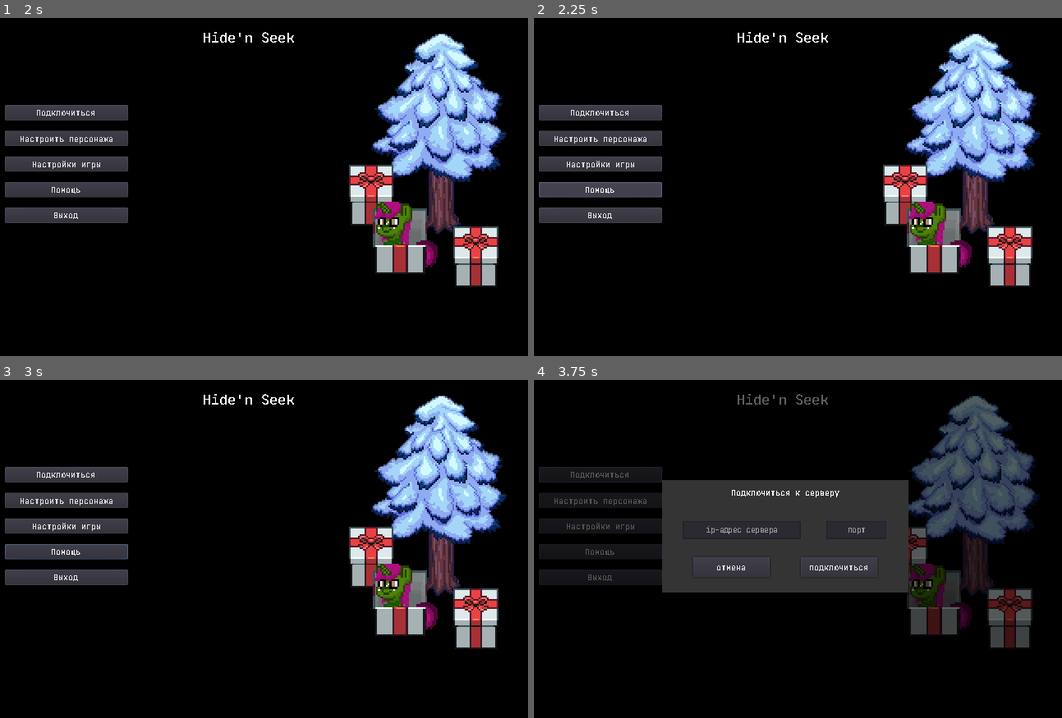
Above: before the commit, frames 1-4 (two rows, left to right).
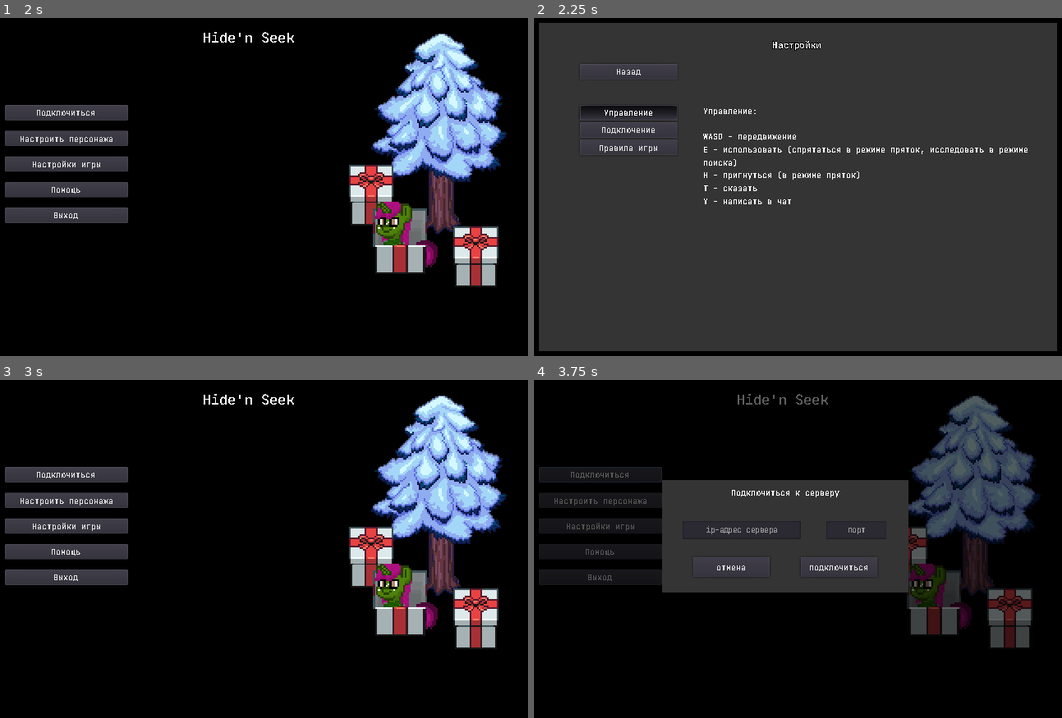
Above: after the commit, the same moments.

Repository: VaJau2/HideNSeek-Client
Game: Godot game, scene res://scenes/Main.tscn
The game is run twice, just before and just after one commit, with the same random seed, the same clock (stepped at 60 frames per second) and the same inputs.
Inputs (mouse positions are in pixels of both pictures, inside the frame that each line leads up to):
- Up to frame 1 (2 s): click (253, 176) at 0.52 s; type "12" at 0.6 s; click "продолжить" at 1.25 s
- Up to frame 2 (2.25 s): click "Помощь" at 2 s
- Up to frame 3 (3 s): click (95, 434) at 2.75 s, where only the run after the commit has a clickable "Назад"
- Up to frame 4 (3.75 s): click "Подключиться" at 3.5 s

Frame 1 is identical in both runs. In frame 2, 91% of the frame differs, in the area x 0-100%, y 1-99%; in frame 3, 0.1%; in frame 4, nothing differs.

Commit message:
settings and help menu + music

Diff:
--- /dev/null
+++ b/assets/scripts/Music.gd
@@ -0,0 +1,18 @@
+extends AudioStreamPlayer
+
+export var idle_music: AudioStream
+export var action_music: AudioStream
+
+
+func _ready():
+	play_idle_music()
+
+
+func play_idle_music():
+	stream = idle_music
+	play()
+
+
+func play_action_music():
+	stream = action_music
+	play()
--- a/assets/scripts/characters/player/Player.gd
+++ b/assets/scripts/characters/player/Player.gd
@@ -13,6 +13,8 @@
 var sync_position_timer = SYNC_POSITION_TIME
 var sync_movement_timer = SYNC_MOVEMENT_TIME
 var sync_stop_onetime = false
+
+var music = null
 
 
 func set_may_move(may: bool):
@@ -50,6 +52,12 @@
 
 	if new_state == states.none:
 		interact_node.clear_interact_objects()
+
+	if music:
+		if state == states.hide || state == states.search:
+			music.play_action_music()
+		if state == states.none:
+			music.play_idle_music()
 
 
 func set_hide(hide_on: bool, animation: String) -> void:
@@ -128,6 +136,8 @@
 	var player_id = get_tree().network_peer.get_unique_id()
 	G.network.rpc_id(1, "spawn_player_in_map", player_id, position, flipX, parts.get_data_to_server())
 
+	music = get_node_or_null("/root/Main/Scene/music")
+
 
 func _process(delta):
 	dir = Vector2(0, 0)
--- /dev/null
+++ b/assets/scripts/interface/HelpMenu.gd
@@ -0,0 +1,50 @@
+extends ColorRect
+
+onready var main_label = get_node("back/main_label")
+var temp_theme = 1
+
+
+var help_text = {
+	1: "Управление: \n" \
+		+ "WASD - передвижение\n" \
+		+ "E - использовать (спрятаться в режиме пряток, исследовать в режиме поиска)\n" \
+		+ "H - пригнуться (в режиме пряток)\n" \
+		+ "T - сказать \nY - написать в чат",
+
+	2: "Для игры по локальной сети нужно выбрать того, кто будет хостом и запустит у себя сервер. " \
+		+ "Желательно выбрать для этого ПК помощнее (особенно если вас много) \n" \
+		+ "В билде для windows сервер находится в папке server. \n" \
+		+ "После запуска server.exe нужно настроить порт (по-умочанию 8080, отображается " \
+		+ "в правом-вернем углу на панели сервера) и нажать \"Запустить сервер\". \n" \
+		+ "Для подключения к серверу по локальной сети нужно узнать IP компьютера-хоста " \
+		+ "(на windows: Пуск > Панель управления > Сеть и Интернет > Центр управления сетями и " \
+		+ "общим доступом > Изменение параметров адаптера > \"Состояние\" на подключении локальной " \
+		+ "сети > Сведения > Адрес IPv4) \n" \
+		+ "Для подключения с помощью других способов (например, hamachi) IP адрес хоста нужно " \
+		+ "искать в другом месте (в hamachi он отображается рядом с хостом)",
+
+	3: "Игра начинается, когда кто-нибудь использует колокольчик, который находится " \
+		+ "справа по-центру на карте. \n" \
+		+ "Нажавший на колокольчик становится ищущим, все остальные будут прятаться. \n" \
+		+ "После нажатия все игроки телеопортируются в центр карты, и через 3 секунды ищущий " \
+		+ "закрывает глаза. Ещё через 10 секунд он их открывает и начинает искать. \n" \
+		+ "На поиски дается 70 секунд минус общее количество игроков * 10 (но не меньше 10 секунд)\n" \
+		+ "За каждого найденного игрока в общий таймер добавляется по 10 секунд.\n" \
+		+ "Ищущий побеждает, когда находит всех остальных игроков. "
+}
+
+
+func update_theme_buttons():
+	var buttons = $back/themes.get_children()
+	for button in buttons:
+		button.pressed = int(button.name) == temp_theme
+
+
+func _on_theme_pressed(theme):
+	main_label.text = help_text[theme]
+	temp_theme = theme
+	update_theme_buttons()
+
+
+func _on_back_pressed():
+	visible = false
--- a/assets/scripts/interface/MainMenu.gd
+++ b/assets/scripts/interface/MainMenu.gd
@@ -29,3 +29,7 @@
 
 func _on_game_settings_pressed():
 	get_node("Setting").visible = true
+
+
+func _on_help_pressed():
+	get_node("Help").visible = true
--- a/assets/scripts/interface/PauseMenu.gd
+++ b/assets/scripts/interface/PauseMenu.gd
@@ -3,6 +3,7 @@
 
 onready var back = get_node("MenuBack")
 onready var speak_modal = get_node("SpeakModal")
+onready var settings = get_node("Setting")
 
 
 func _process(delta):
@@ -13,9 +14,11 @@
 func _on_continue_pressed():
 	back.visible = !back.visible
 	G.paused = back.visible
-	if !back.visible && speak_modal.visible:
-		speak_modal.hide()
-		get_node("Setting").visible = false
+	if !back.visible:
+		if speak_modal.visible:
+			speak_modal.hide()
+		if settings.visible:
+			settings.hide()
 
 
 func _on_exit_pressed():
@@ -24,4 +27,4 @@
 
 
 func _on_settings_pressed():
-	get_node("Setting").visible = true
+	settings.visible = true
--- a/assets/scripts/interface/SettingsMenu.gd
+++ b/assets/scripts/interface/SettingsMenu.gd
@@ -20,12 +20,12 @@
 	if G.settings.has("sound"):
 		set_volume_value(1, float(G.settings.get("sound")), soundSlider)
 	else:
-		G.settings.set("sound", 0)
+		G.settings.set("sound", soundSlider.value)
 
 	if G.settings.has("music"):
 		set_volume_value(2, float(G.settings.get("music")), musicSlider)
 	else:
-		G.settings.set("music", 0)
+		G.settings.set("music", musicSlider.value)
 
 
 func set_volume_value(bus, value, input):
--- a/objects/interface/MainMenu.tscn
+++ b/objects/interface/MainMenu.tscn
@@ -11,6 +11,8 @@
 [ext_resource path="res://objects/interface/ConnectModal.tscn" type="PackedScene" id=9]
 [ext_resource path="res://objects/interface/ErrorModal.tscn" type="PackedScene" id=10]
 [ext_resource path="res://objects/interface/SettingsMenu.tscn" type="PackedScene" id=11]
+[ext_resource path="res://assets/materials/themes/bix_text_theme.tres" type="Theme" id=12]
+[ext_resource path="res://assets/scripts/interface/HelpMenu.gd" type="Script" id=13]
 
 [sub_resource type="GDScript" id=1]
 script/source = "extends ColorRect
@@ -156,7 +158,96 @@
 [node name="Setting" parent="." instance=ExtResource( 11 )]
 visible = false
 
+[node name="Help" type="ColorRect" parent="."]
+visible = false
+anchor_right = 1.0
+anchor_bottom = 1.0
+color = Color( 0, 0, 0, 0.392157 )
+script = ExtResource( 13 )
+
+[node name="back" type="ColorRect" parent="Help"]
+anchor_left = 0.5
+anchor_top = 0.5
+anchor_right = 0.5
+anchor_bottom = 0.5
+margin_left = -384.0
+margin_top = -236.0
+margin_right = 424.0
+margin_bottom = 276.0
+color = Color( 0.207843, 0.207843, 0.207843, 1 )
+
+[node name="back" type="Button" parent="Help/back"]
+margin_left = 64.0
+margin_top = 64.0
+margin_right = 216.0
+margin_bottom = 88.0
+theme = ExtResource( 6 )
+text = "Назад"
+
+[node name="Label" type="Label" parent="Help/back"]
+anchor_left = 0.5
+anchor_right = 0.5
+margin_left = -40.0
+margin_top = 24.0
+margin_right = 41.0
+margin_bottom = 45.0
+theme = ExtResource( 12 )
+text = "Настройки"
+
+[node name="main_label" type="Label" parent="Help/back"]
+anchor_left = 1.0
+anchor_top = 1.0
+anchor_right = 1.0
+anchor_bottom = 1.0
+margin_left = -552.0
+margin_top = -384.0
+margin_right = -39.0
+theme = ExtResource( 6 )
+text = "Управление:
+
+WASD - передвижение
+E - использовать (спрятаться в режиме пряток, исследовать в режиме поиска)
+H - пригнуться (в режиме пряток)
+T - сказать
+Y - написать в чат"
+autowrap = true
+
+[node name="themes" type="VBoxContainer" parent="Help/back"]
+anchor_bottom = 1.0
+margin_left = 64.0
+margin_top = 128.0
+margin_right = 216.0
+
+[node name="1" type="Button" parent="Help/back/themes"]
+margin_right = 152.0
+margin_bottom = 24.0
+theme = ExtResource( 6 )
+toggle_mode = true
+pressed = true
+text = "Управление"
+
+[node name="2" type="Button" parent="Help/back/themes"]
+margin_top = 28.0
+margin_right = 152.0
+margin_bottom = 52.0
+theme = ExtResource( 6 )
+toggle_mode = true
+text = "Подключение"
+
+[node name="3" type="Button" parent="Help/back/themes"]
+margin_top = 56.0
+margin_right = 152.0
+margin_bottom = 80.0
+theme = ExtResource( 6 )
+toggle_mode = true
+text = "Правила игры"
+
 [connection signal="pressed" from="connect" to="ConnectModalBack" method="show_connect_modal"]
 [connection signal="pressed" from="character_settings" to="." method="_on_character_settings_pressed"]
 [connection signal="pressed" from="game_settings" to="." method="_on_game_settings_pressed"]
+[connection signal="pressed" from="help" to="." method="_on_help_pressed"]
 [connection signal="pressed" from="exit" to="." method="_on_exit_pressed"]
+[connection signal="pressed" from="Help/back/back" to="Help" method="_on_back_pressed"]
+[connection signal="pressed" from="Help/back/themes/1" to="Help" method="_on_theme_pressed" binds= [ 1 ]]
+[connection signal="pressed" from="Help/back/themes/2" to="Help" method="_on_theme_pressed" binds= [ 2 ]]
+[connection signal="pressed" from="Help/back/themes/3" to="Help" method="_on_theme_pressed" binds= [ 3 ]]
--- a/objects/interface/SettingsMenu.tscn
+++ b/objects/interface/SettingsMenu.tscn
@@ -102,7 +102,9 @@
 min_value = -16.0
 max_value = 0.0
 step = 0.1
+value = -4.0
 
 [connection signal="pressed" from="back/back" to="." method="_on_back_pressed"]
 [connection signal="toggled" from="back/fullscreen" to="." method="_on_fullscreen_toggled"]
 [connection signal="value_changed" from="back/sound" to="." method="_on_volume_value_changed" binds= [ 1 ]]
+[connection signal="value_changed" from="back/music" to="." method="_on_volume_value_changed" binds= [ 2 ]]
--- a/scenes/Level1.tscn
+++ b/scenes/Level1.tscn
@@ -26,6 +26,9 @@
 [ext_resource path="res://assets/scripts/characters/PuppetsManager.gd" type="Script" id=24]
 [ext_resource path="res://objects/furniture/Bell.tscn" type="PackedScene" id=25]
 [ext_resource path="res://assets/scripts/StartPoints.gd" type="Script" id=26]
+[ext_resource path="res://assets/scripts/Music.gd" type="Script" id=27]
+[ext_resource path="res://assets/audio/music/idle.ogg" type="AudioStream" id=28]
+[ext_resource path="res://assets/audio/music/game.ogg" type="AudioStream" id=29]
 
 [sub_resource type="RectangleShape2D" id=1]
 extents = Vector2( 37.5189, 10 )
@@ -727,6 +730,12 @@
 "_edit_group_": true
 }
 
+[node name="music" type="AudioStreamPlayer" parent="."]
+bus = "Music"
+script = ExtResource( 27 )
+idle_music = ExtResource( 28 )
+action_music = ExtResource( 29 )
+
 [connection signal="body_entered" from="tiles/materials/dirt" to="tiles/materials/dirt" method="_on_body_entered"]
 [connection signal="body_exited" from="tiles/materials/dirt" to="tiles/materials/dirt" method="_on_body_exited"]
 [connection signal="body_entered" from="tiles/materials/wood" to="tiles/materials/wood" method="_on_body_entered"]
Not shown, added: assets/audio/music/game.ogg.import
Not shown, added: assets/audio/music/idle.ogg.import
Not shown: 1 places in objects/interface/MainMenu.tscn that only renumber resources
Not shown: 1 places in scenes/Level1.tscn that only renumber resources
Not shown, added: assets/audio/music/game.ogg
Not shown, added: assets/audio/music/idle.ogg
